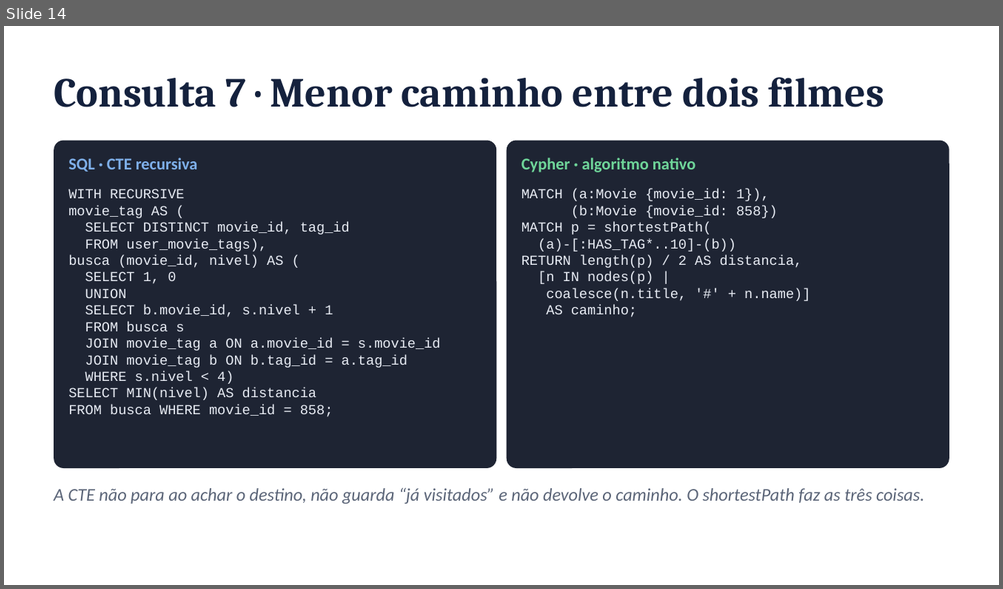
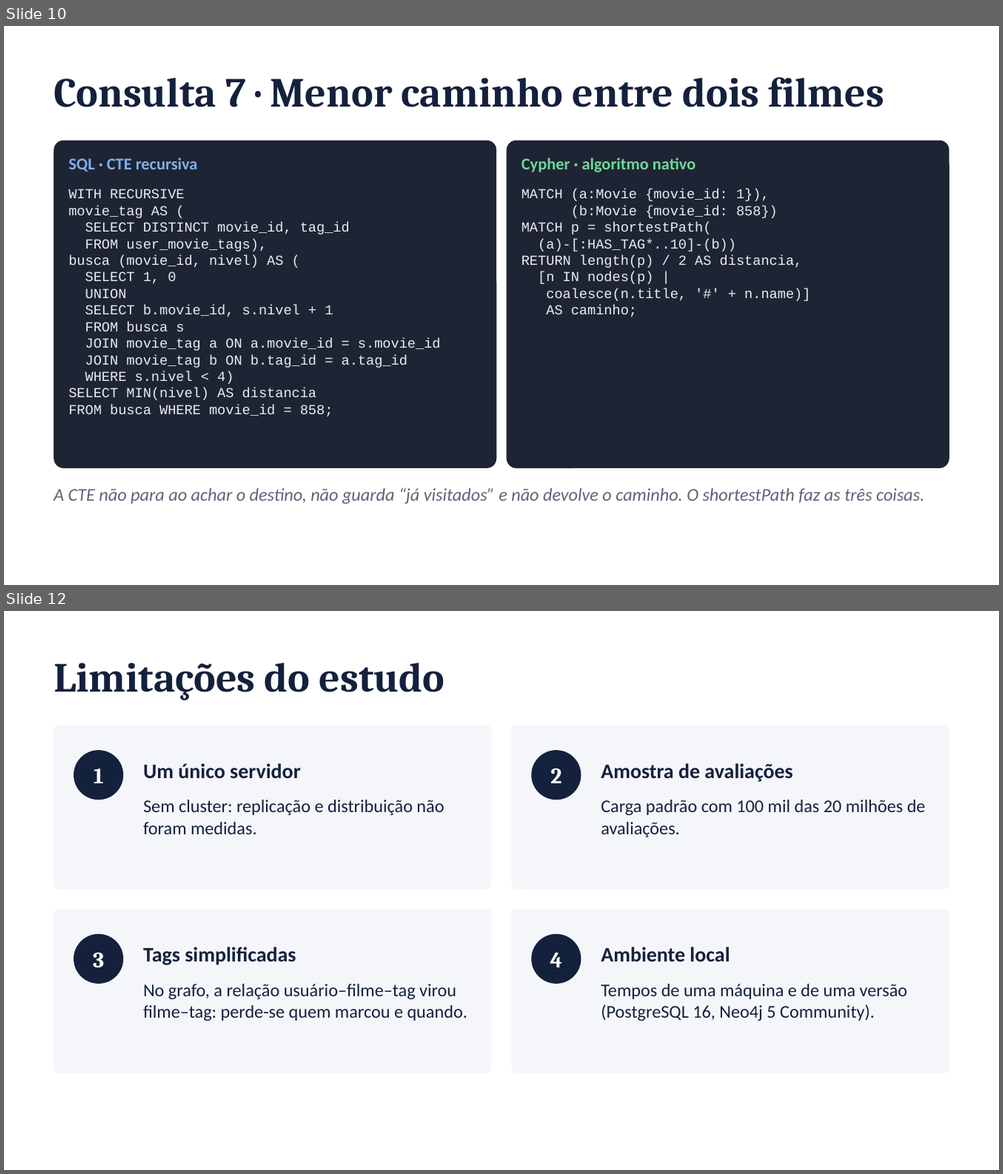
Before and after one commit to FineiasAntonio/BancoDeDados, a slide deck: docs/apresentacao.pptx. Shown one above the other, each under a label of ours: slide 14 before the commit, slides 10 and 12 after it; the slides between them are not shown. The pictures are 1003x589 and 1003x1174 pixels, drawn with LibreOffice and Linux fonts; fonts in the diff are those of the drawing. Boxes give left, top, right and bottom in pixels: in the first picture for what was removed or moved away, otherwise in the second. Text is boxed around its words. In the diff, an @@ line names an element or a change of style, - is before the commit and + after.

```diff
--- a/docs/apresentacao.pptx
+++ b/docs/apresentacao.pptx
@@ slide 12 added at (4, 611, 999, 1170), background #FFFFFF @@
@@ text added at (54, 663, 445, 701), 30 pt, text #14213D, bold @@
+Limitações do estudo
@@ rounded rectangle added at (54, 726, 492, 889), fill #F4F6FA @@
@@ rounded rectangle added at (511, 726, 949, 889), fill #F4F6FA @@
@@ ellipse added at (74, 750, 123, 800), fill #14213D, 16 pt, text #FFFFFF, bold @@
+1
@@ text added at (143, 763, 300, 778), 15 pt, text #14213D, bold @@
+Um único servidor
@@ ellipse added at (531, 750, 581, 800), fill #14213D, 16 pt, text #FFFFFF, bold @@
+2
@@ text added at (600, 763, 792, 782), 15 pt, text #14213D, bold @@
+Amostra de avaliações
@@ text added at (143, 800, 444, 834), 13 pt, text #14213D @@
+Sem cluster: replicação e distribuição não foram medidas.
@@ text added at (600, 800, 925, 837), 13 pt, text #14213D @@
+Carga padrão com 100 mil das 20 milhões de avaliações.
@@ rounded rectangle added at (54, 909, 492, 1073), fill #F4F6FA @@
@@ rounded rectangle added at (511, 909, 949, 1073), fill #F4F6FA @@
@@ ellipse added at (74, 934, 123, 984), fill #14213D, 16 pt, text #FFFFFF, bold @@
+3
@@ ellipse added at (531, 934, 581, 984), fill #14213D, 16 pt, text #FFFFFF, bold @@
+4
@@ text added at (143, 947, 296, 965), 15 pt, text #14213D, bold @@
+Tags simplificadas
@@ text added at (600, 947, 729, 963), 15 pt, text #14213D, bold @@
+Ambiente local
@@ text added at (143, 984, 467, 1021), 13 pt, text #14213D @@
+No grafo, a relação usuário–filme–tag virou filme–tag: perde-se quem marcou e quando.
@@ text added at (600, 984, 908, 1021), 13 pt, text #14213D @@
+Tempos de uma máquina e de uma versão (PostgreSQL 16, Neo4j 5 Community).
@@ what was slide 14 is now slide 10 @@
```
Also in this commit, not shown: 1 slide changed, 5 other slides added, 4 slides removed.
